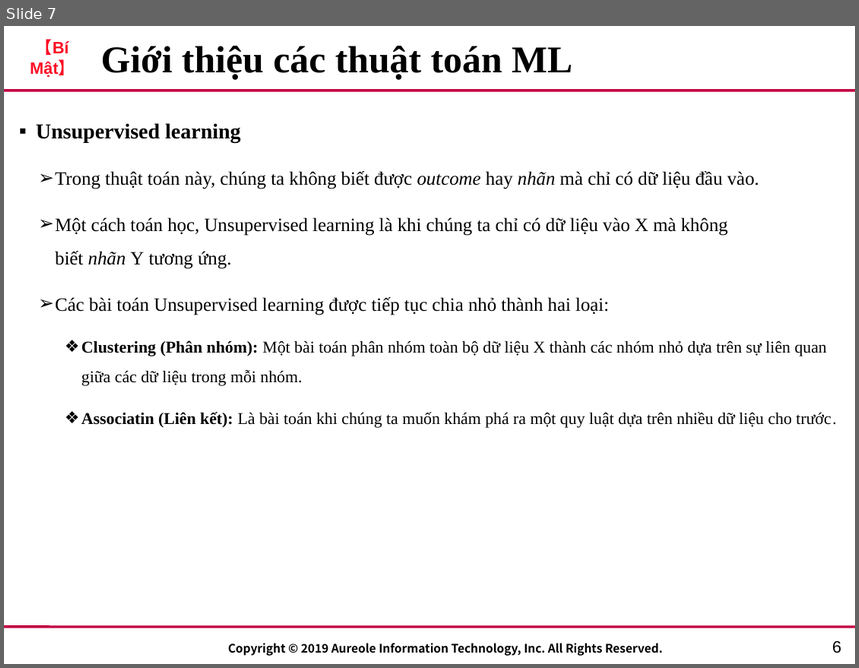
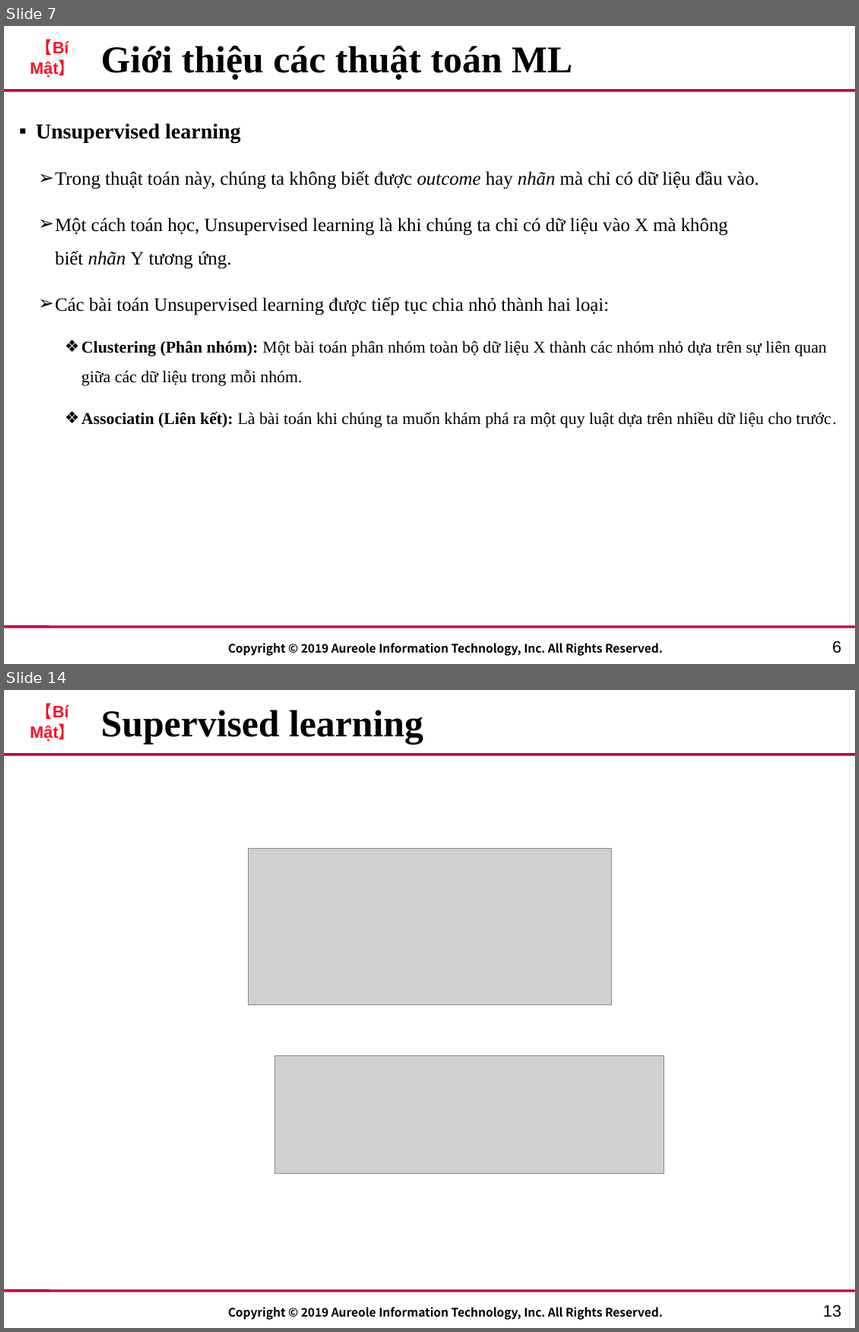
Before and after one commit to lucas2298/chat, a slide deck: AIT_Template.pptx. Shown one above the other, each under a label of ours: slide 7 before the commit, slides 7 and 14 after it; the slides between them are not shown. The pictures are 859x668 and 859x1332 pixels, drawn with LibreOffice and Linux fonts; fonts in the diff are those of the drawing; grey boxes stand for pictures; background and template pictures are left out. Boxes give left, top, right and bottom in pixels: in the first picture for what was removed or moved away, otherwise in the second. Text is boxed around its words. In the diff, an @@ line names an element or a change of style, - is before the commit and + after.

```diff
--- a/AIT_Template.pptx
+++ b/AIT_Template.pptx
@@ slide 14 added at (4, 690, 855, 1328), background #FFFFFF; not listed: 4 template elements that a slide beside it also shows @@
@@ title added at (101, 710, 424, 744), 32 pt, text #000000, bold @@
+Supervised learning
@@ picture added at (248, 848, 612, 1005) @@
@@ picture added at (275, 1056, 664, 1174) @@
@@ page number added at (823, 1305, 842, 1318), 14 pt, text #000000 @@
+13
```
Also in this commit, not shown: 3 slides changed, 12 other slides added, 2 slides removed, 6 other files.
